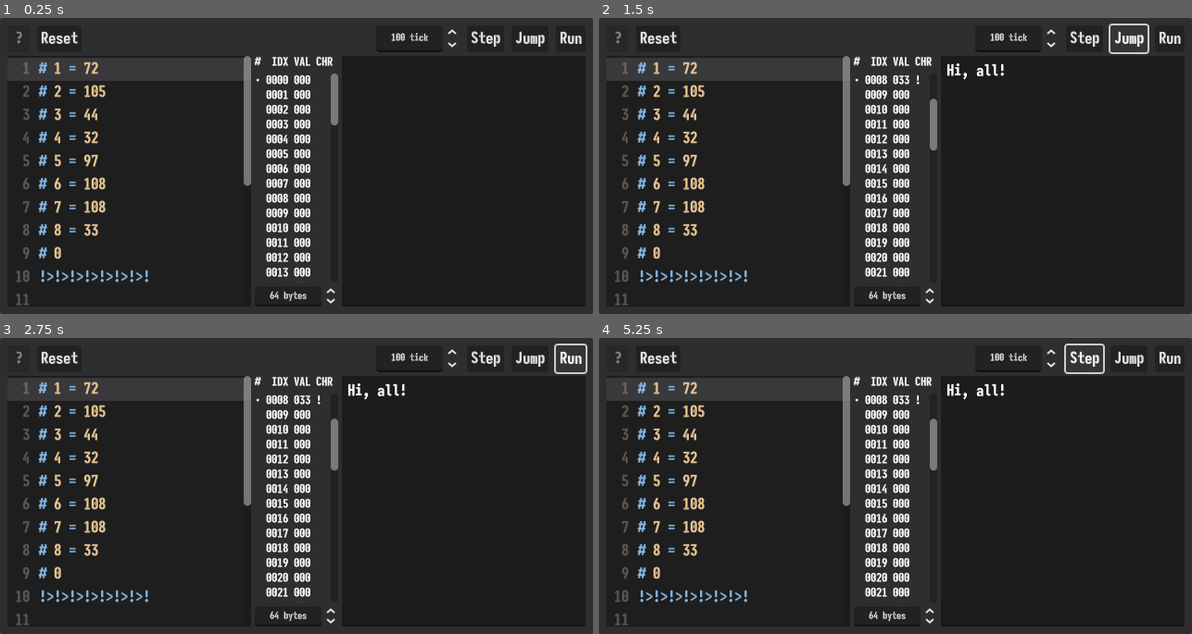
Above: before the commit, frames 1-4 (two rows, left to right).
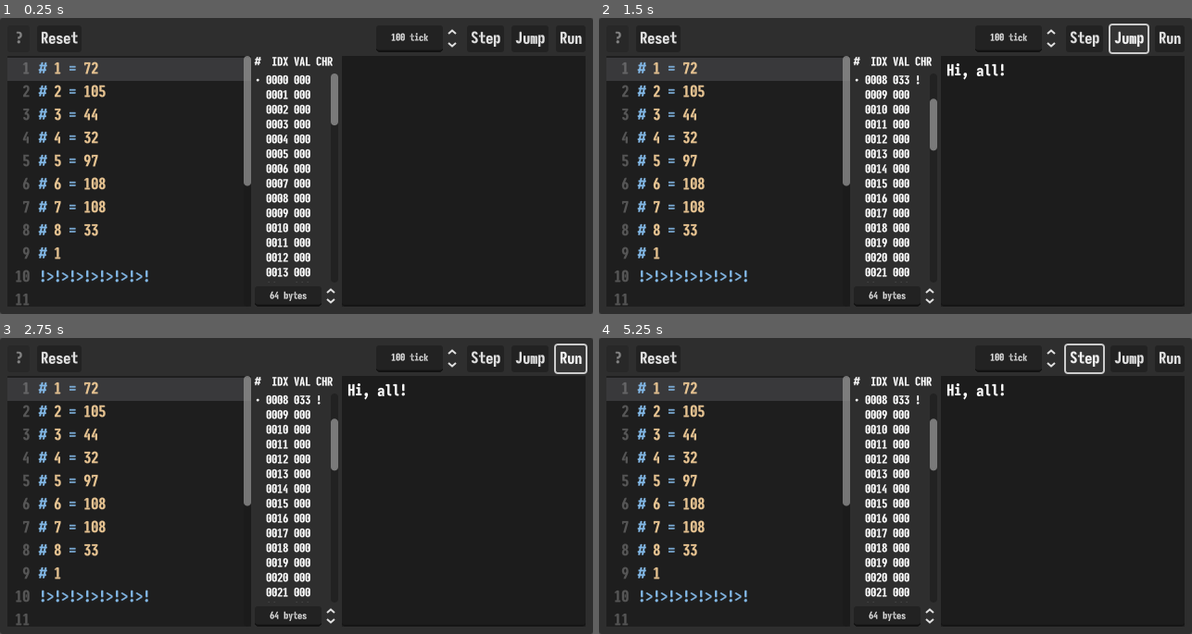
Above: after the commit, the same moments.

Repository: CatMeowByte/esolang
Game: Godot game, scene res://source/scenes/main.tscn
Same seed, same stepped clock (60 frames per second), same inputs: the game is played once before the commit and once after it.
Inputs:
- Up to frame 1 (0.25 s): no input
- Up to frame 2 (1.5 s): click "Step" at 0.5 s; click "Jump" at 1.25 s
- Up to frame 3 (2.75 s): click "Run" at 2 s
- Up to frame 4 (5.25 s): click "Step" at 2.75 s; click "Jump" at 3.5 s; click "Run" at 4.25 s; click "Step" at 5 s

The runs differ from the first frame. In frame 1, less than 0.1% of the frame differs, in the area x 9-11%, y 77-82%; in frame 2, less than 0.1%; in frame 3, less than 0.1%; in frame 4, less than 0.1%.

Commit message:
Fix When Number is `0`

Diff:
--- a/source/scenes/main.tscn
+++ b/source/scenes/main.tscn
@@ -170,7 +170,7 @@
 # 6 = 108
 # 7 = 108
 # 8 = 33
-# 0
+# 1
 !>!>!>!>!>!>!>!
 "
 scroll_smooth = true
--- a/source/scripts/esolang.gd
+++ b/source/scripts/esolang.gd
@@ -39,13 +39,19 @@
 func is_state(key: State) -> bool: return state[0] == key
 
 
-func get_number():
+func get_number() -> int:
 	var number: int = 0
+	var found_digit: bool = false
 	while true:
 		stepper += 1
-		if not code[stepper].is_valid_int(): return number if number else 1
-		if number: number *= 10
+		if stepper >= code.length() or not code[stepper].is_valid_int():
+			if found_digit: return number
+			else: break
+		if found_digit: number *= 10
 		number += int(code[stepper])
+		found_digit = true
+	return 1
+
 
 
 func update_ui()-> void:
Not shown, changed: export_presets.cfg
Not shown, changed: docs/index.html
Not shown, changed: docs/index.pck
Not shown, changed: docs/index.service.worker.js
